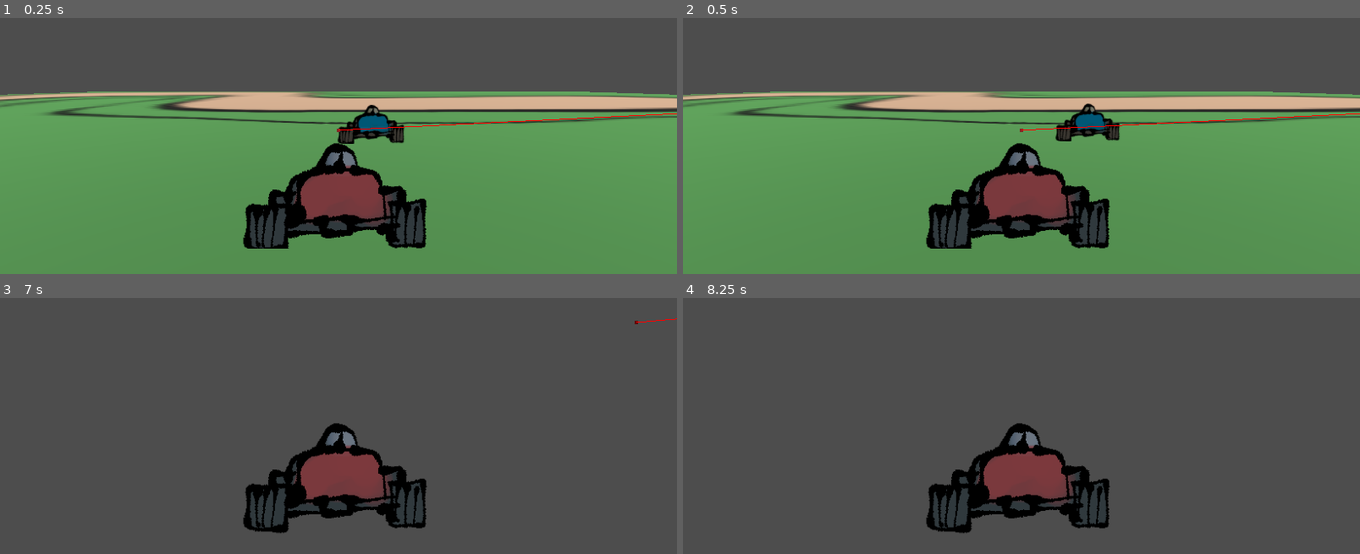
Above: before the commit, frames 1-4 (two rows, left to right).
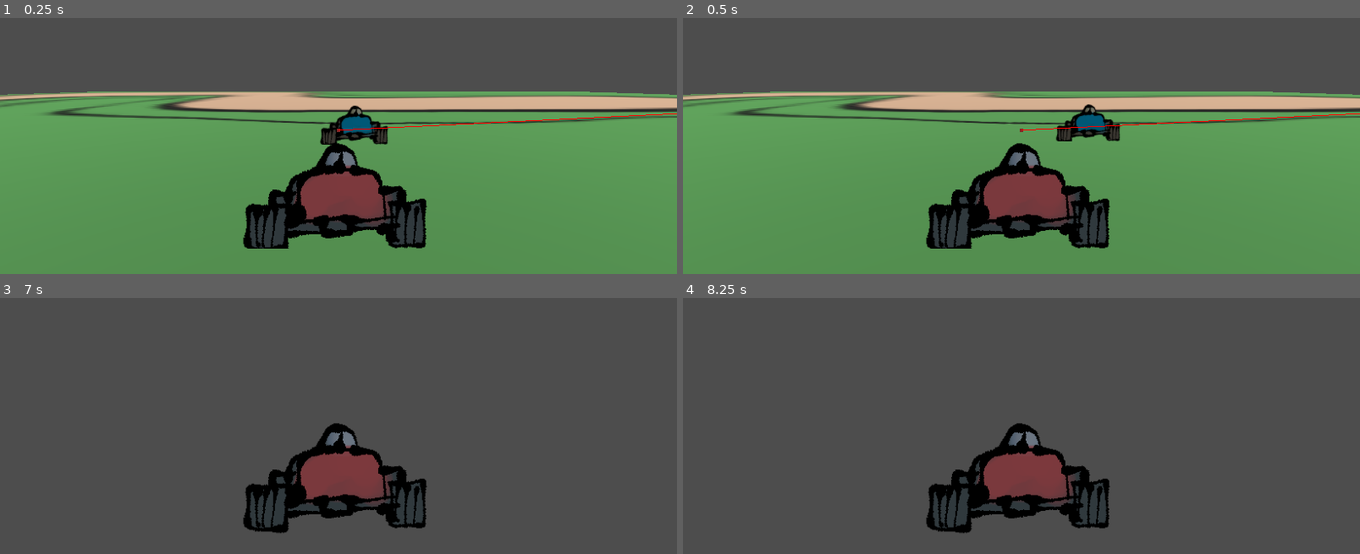
Above: after the commit, the same moments.

Repository: eumsmo/projeto-ler
Game: Godot game, scene res://jogo.tscn
The game is run twice, just before and just after one commit, with the same random seed, the same clock (stepped at 60 frames per second) and the same inputs.
Inputs:
- Up to frame 1 (0.25 s): no input
- Up to frame 2 (0.5 s): no input
- Up to frame 3 (7 s): hold W (cima) 0.53-5.78 s; tap Enter at 5, 6.5 s; tap Space at 5.75 s; hold D (direita) 5.78-6.53 s; hold W (cima) from 6.53 s (still down)
- Up to frame 4 (8.25 s): keep holding W (cima); tap Space at 8 s

The runs differ from the first frame. In frame 1, 1.1% of the frame differs, in the area x 47-60%, y 33-50%; in frame 2, 0.3%; in frame 3, less than 0.1%; in frame 4, nothing differs.

Commit message:
🚘 Competidor burro
Sem condições de fazer uma IA inteligente em um tempo tão curto

Diff:
--- a/jogo-corrida/cenas/inimigo.gd
+++ b/jogo-corrida/cenas/inimigo.gd
@@ -5,6 +5,24 @@
 
 @export var point_radius := 1.0
 @export var velocidade := 1.0
+
+
+
+@export var move_speed : float = 5 #Default 4
+@export var gravity_clamp : float = 9.8 #Default 9.8
+@export var gravity : float = 5 #Default 5
+@export var gravity_on_floor : float = 2.5 #Default 2.5
+
+
+@export_group("Aceleração")
+@export var acc : float = 0.0 #Initial Value
+@export var max_acc : float = 4.0
+@export var acc_power : float = 5.5 #Incremental Value
+
+@export var acc_rot := 12.0
+@export var max_vel_rot := 3.0
+var rotacao_vel := 0.0
+
 
 @export_category("Referências")
 @export var caminho: Path3D
@@ -26,10 +44,28 @@
 	if dist <= point_radius:
 		ir_para((idx+1) % caminho.curve.point_count)
 
-
 	var dest = navegacao.get_next_path_position()
 	var local_dest = dest - global_position
 	var dir = local_dest.normalized()
 
-	velocity = dir * velocidade
+	print(str(dir))
+
+	var aceleracao = -dir.x
+
+
+	if aceleracao > 0:
+		acc += acc_power * delta
+	elif aceleracao < 0:
+		acc -= acc_power * 2 * delta
+
+
+	acc -= acc_power * delta * 0.25
+	acc = clamp(acc, -max_acc/2, max_acc)
+
+	var move_direction := Vector3.ZERO
+
+	move_direction = lerp(move_direction, dir, 0.9).normalized()
+	move_direction.y = 0
+	velocity = move_direction * abs(move_speed * acc)
+
 	move_and_slide()
--- a/jogo-corrida/cenas/inimigo.tscn
+++ b/jogo-corrida/cenas/inimigo.tscn
@@ -12,6 +12,7 @@
 [node name="Inimigo" type="CharacterBody3D" node_paths=PackedStringArray("navegacao")]
 transform = Transform3D(1, 0, 0, 0, 1, 0, 0, 0, 1, 0, 0, 5)
 script = ExtResource("1_yv08l")
+point_radius = 3.0
 velocidade = 5.0
 navegacao = NodePath("NavigationAgent3D")
 
--- a/jogo-corrida/cenas/jogador.gd
+++ b/jogo-corrida/cenas/jogador.gd
@@ -60,8 +60,8 @@
 		acc -= acc_power * 2 * delta
 
 
-	acc -= acc_power * delta * 0.25
-	acc = clamp(acc, 0, max_acc)
+	acc -= acc_power * delta * 0.25 * sign(acc)
+	acc = clamp(acc, -max_acc/2, max_acc)
 
 	var move_direction := Vector3.ZERO
 	rotacao_vel += acc_rot * curva * delta
--- a/jogo-corrida/jogo.tscn
+++ b/jogo-corrida/jogo.tscn
@@ -59,4 +59,5 @@
 transform = Transform3D(1, 0, 0, 0, 0.0922837, 0.995733, 0, -0.995733, 0.0922837, 0, 13, 0)
 
 [node name="Inimigo" parent="." node_paths=PackedStringArray("caminho") instance=ExtResource("4_imf7c")]
+transform = Transform3D(-4.37114e-08, 0, -1, 0, 1, 0, 1, 0, -4.37114e-08, 0, 0, 5)
 caminho = NodePath("../Pista/Path3D")
